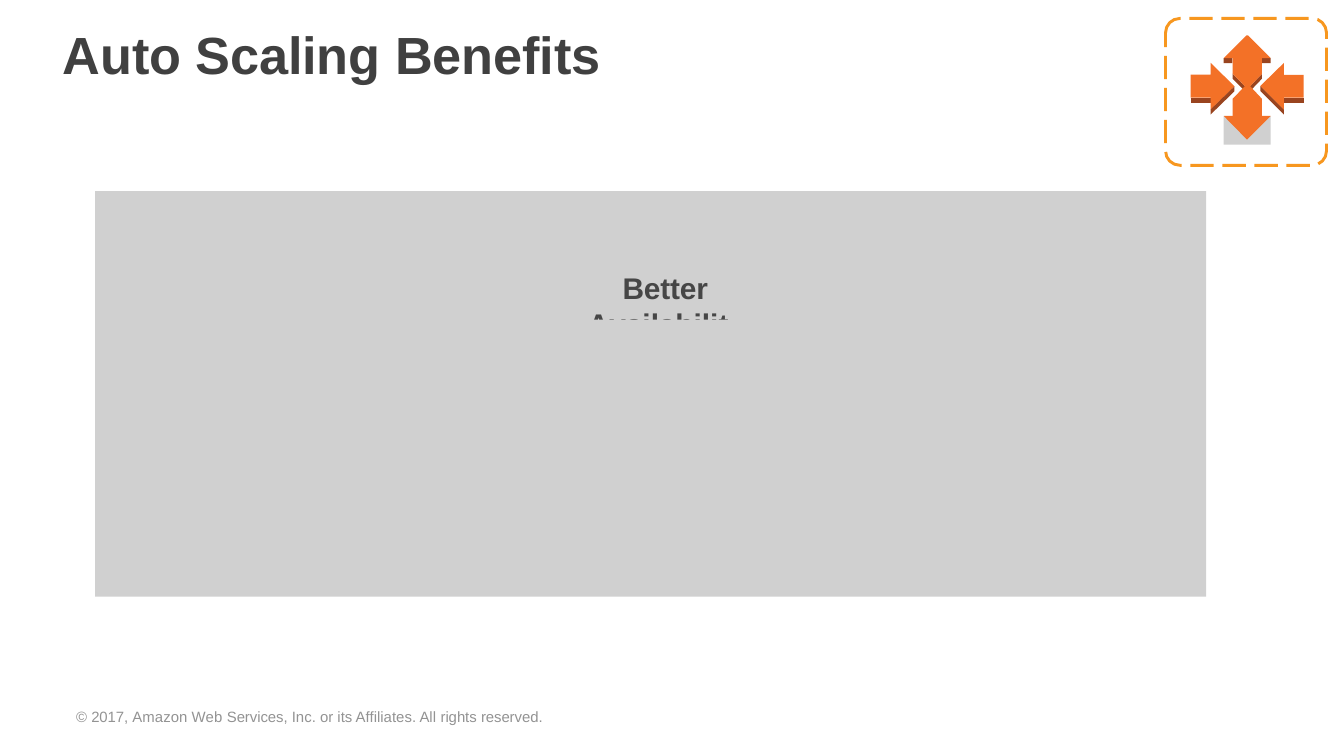
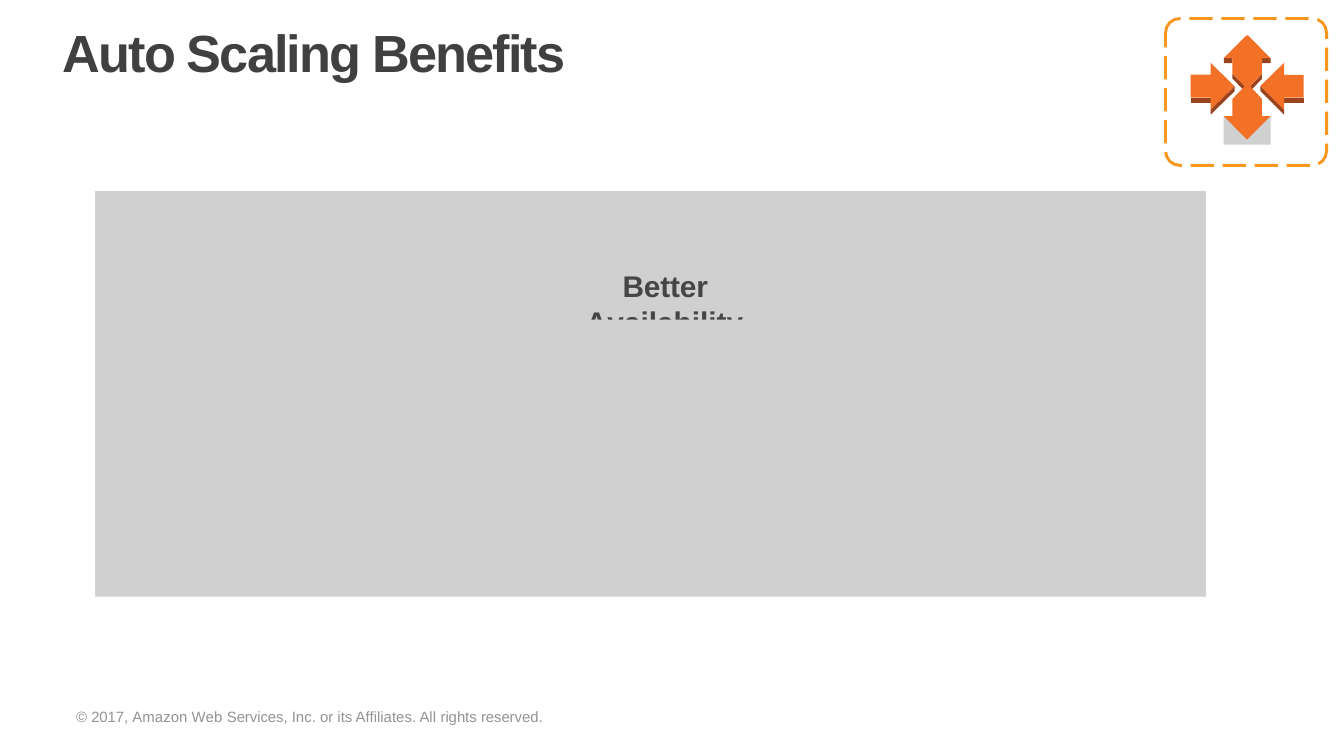
Before and after one commit to prkatta/dotraining, a slide deck: slide 107 of Session-18/AWS_Fundamentals.pptx (slide 111 before the commit). Drawn at 1344x756 pixels with LibreOffice and Linux fonts; fonts in the diff are those of the drawing; grey boxes stand for pictures; background and template pictures are left out. Boxes give left, top, right and bottom in pixels: in the first picture for what was removed or moved away, otherwise in the second. Text is boxed around its words. In the diff, an @@ line names an element or a change of style, - is before the commit and + after.

```diff
--- a/Session-18/AWS_Fundamentals.pptx
+++ b/Session-18/AWS_Fundamentals.pptx
@@ title "Auto Scaling Benefits" at (x1=63, y1=34, x2=565, y2=82): letter spacing -0.1 to -1 pt; indent changed @@
@@ freeform shape resized from (x1=1224, y1=35, x2=1271, y2=140) to (x1=1232, y1=58, x2=1262, y2=116) @@
@@ text "Better Availability" at (x1=586, y1=276, x2=743, y2=320): letter spacing -1.1 to -1 pt in "Availability"; indent changed @@
```
Also in this commit, not shown: 120 other slides changed, 9 slides removed.
